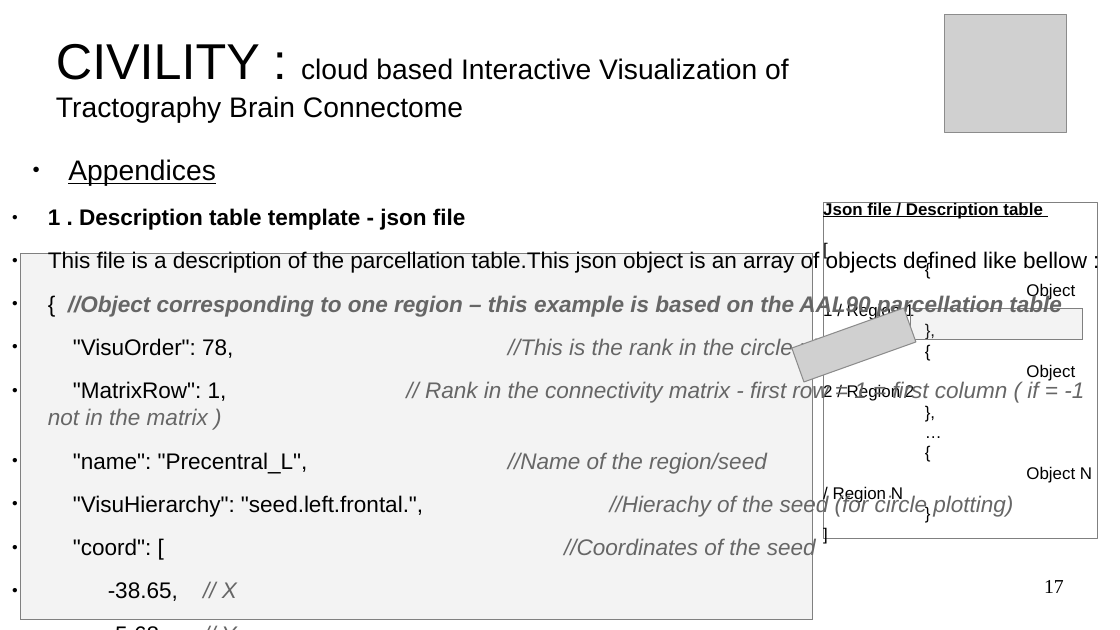
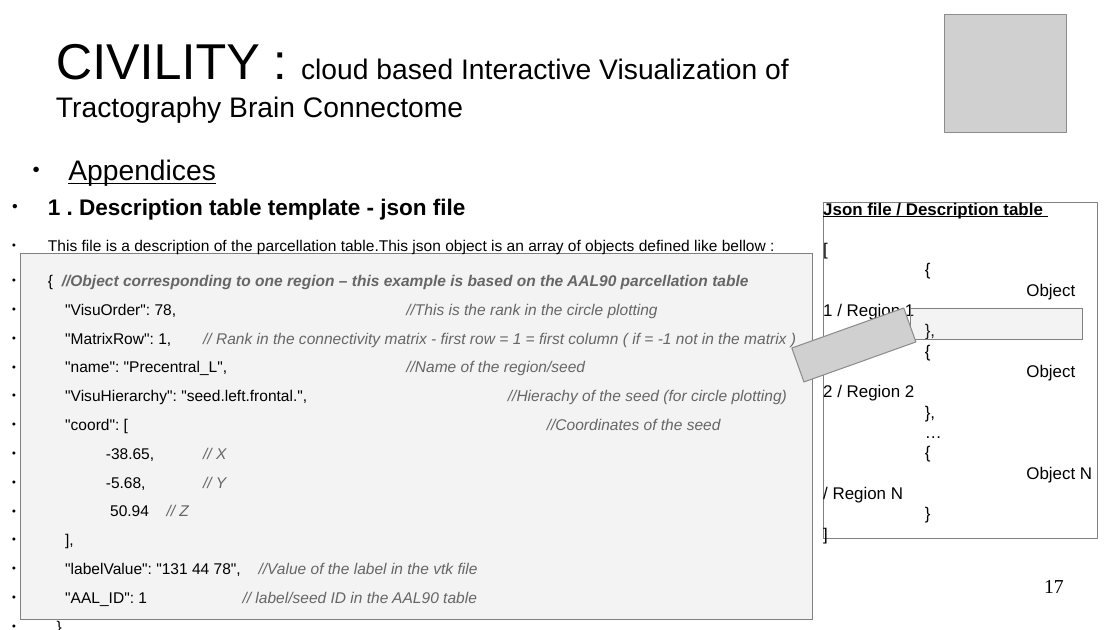
Before and after one commit to NIRALUser/CIVILITY, a slide deck: slide 17 of doc/tutorialCIVILITY.odp. Drawn at 1120x630 pixels with LibreOffice and Linux fonts; fonts in the diff are those of the drawing; grey boxes stand for pictures; background and template pictures are left out. Boxes give left, top, right and bottom in pixels: in the first picture for what was removed or moved away, otherwise in the second. Text is boxed around its words. In the diff, an @@ line names an element or a change of style, - is before the commit and + after.

```diff
--- a/doc/tutorialCIVILITY.odp
+++ b/doc/tutorialCIVILITY.odp
@@ text "1 . Description table template ...": place and size @@
-text "1 . Description table template ..." at [48, 208, 1087, 598]
+text "1 . Description table template ..." at [48, 198, 787, 603]
@@ text at [48, 239, 787, 603]: size 16 to 11 pt; less space between paragraphs @@
```
Also in this commit, not shown: 7 other slides changed, 11 other files.
